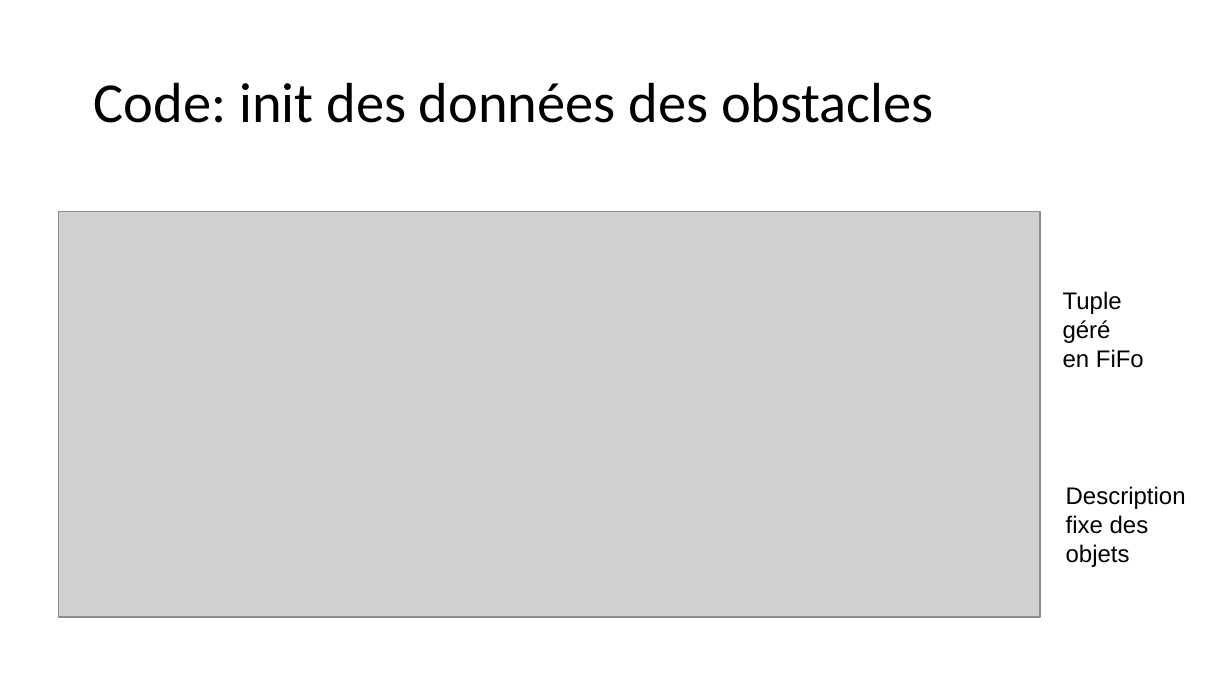
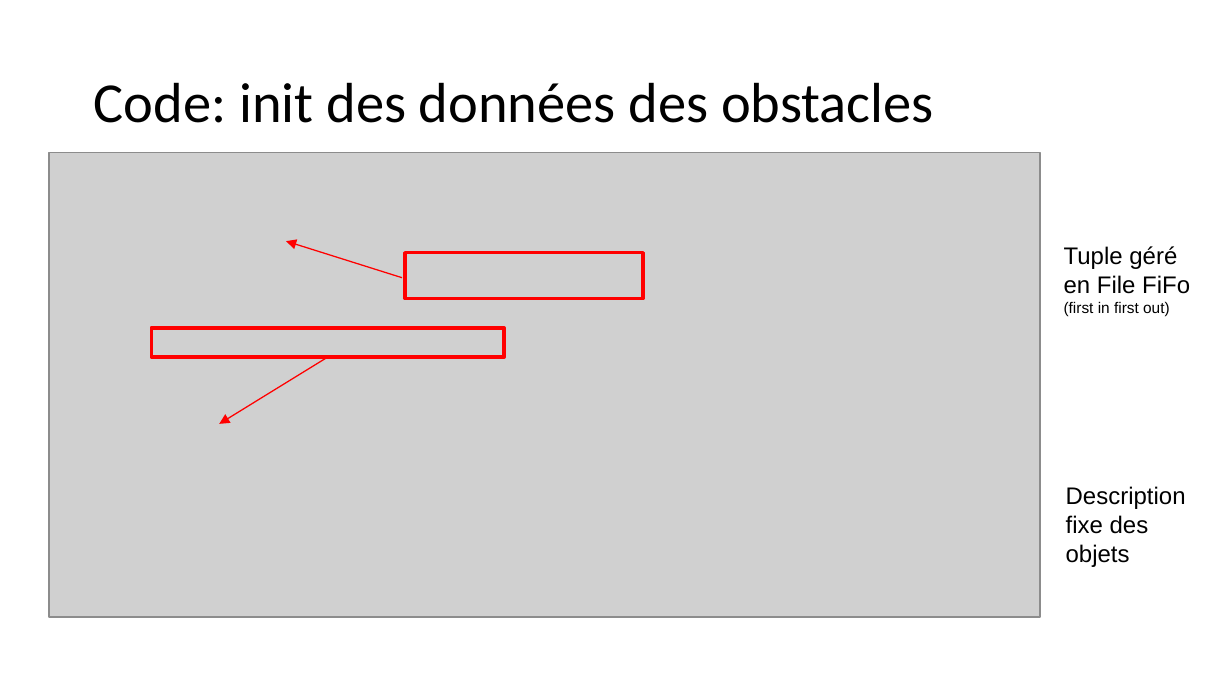
Before and after one commit to alenalecaca/Hansel-and-gretel, a slide deck: slide 8 of Hansel-Gretel.pptx. Drawn at 1232x693 pixels with LibreOffice and Linux fonts; fonts in the diff are those of the drawing; grey boxes stand for pictures. Boxes give left, top, right and bottom in pixels: in the first picture for what was removed or moved away, otherwise in the second. Text is boxed around its words. In the diff, an @@ line names an element or a change of style, - is before the commit and + after.

```diff
--- a/Hansel-Gretel.pptx
+++ b/Hansel-Gretel.pptx
@@ picture: place and size @@
-picture at box(58, 212, 1040, 617)
+picture at box(49, 153, 1040, 617)
@@ text "Tuple géré": place and size @@
-text "Tuple géré" at box(1063, 291, 1144, 368)
+text "Tuple géré" at box(1064, 246, 1190, 317)
@@ arrow added from (402, 277) to (286, 241), #FF0000 0.75 pt @@
@@ rectangle added at box(405, 253, 643, 298), outline #FF0000 2 pt @@
@@ text at box(1064, 275, 1190, 317): text changed; size 14 to 9 pt @@
-en FiFo
+en File FiFo
+(first in first out)
@@ rectangle added at box(152, 328, 504, 357), outline #FF0000 2 pt @@
@@ arrow added from (328, 357) to (219, 424), #FF0000 0.75 pt @@
```
Also in this commit, not shown: 4 other slides changed.
